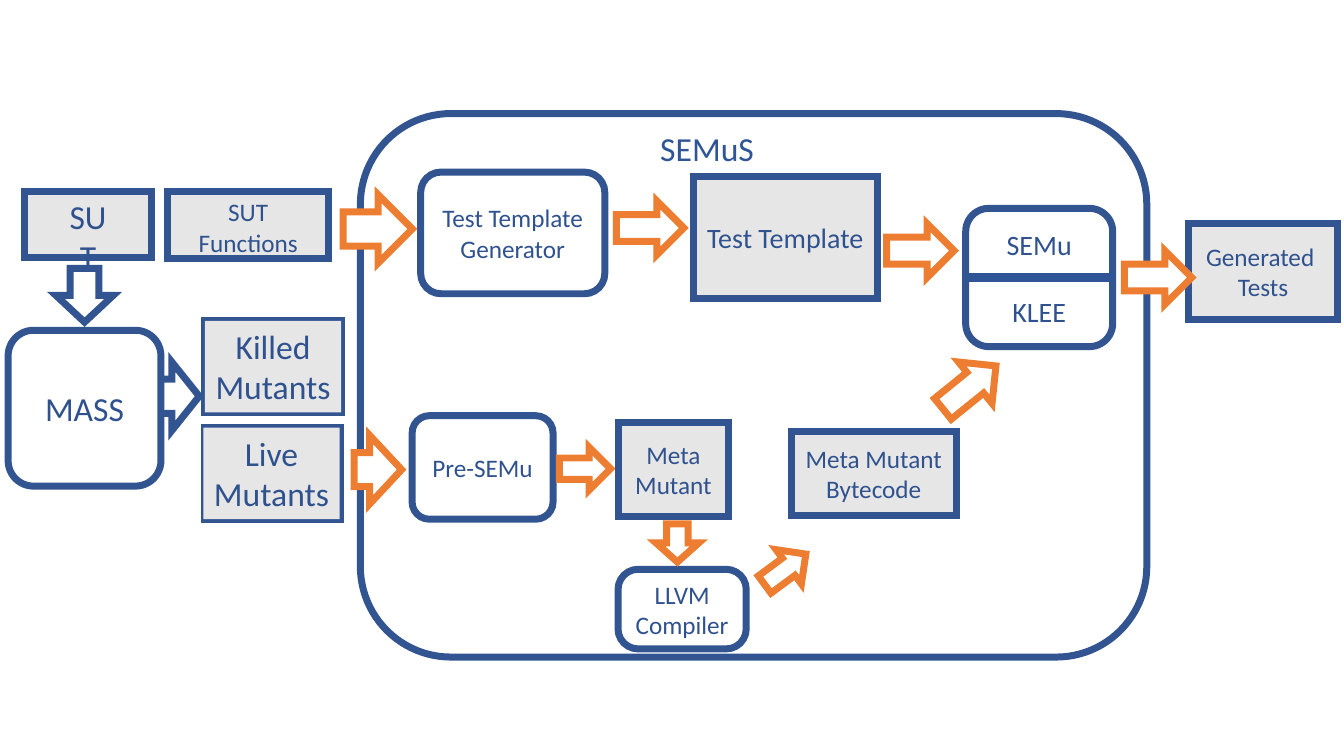
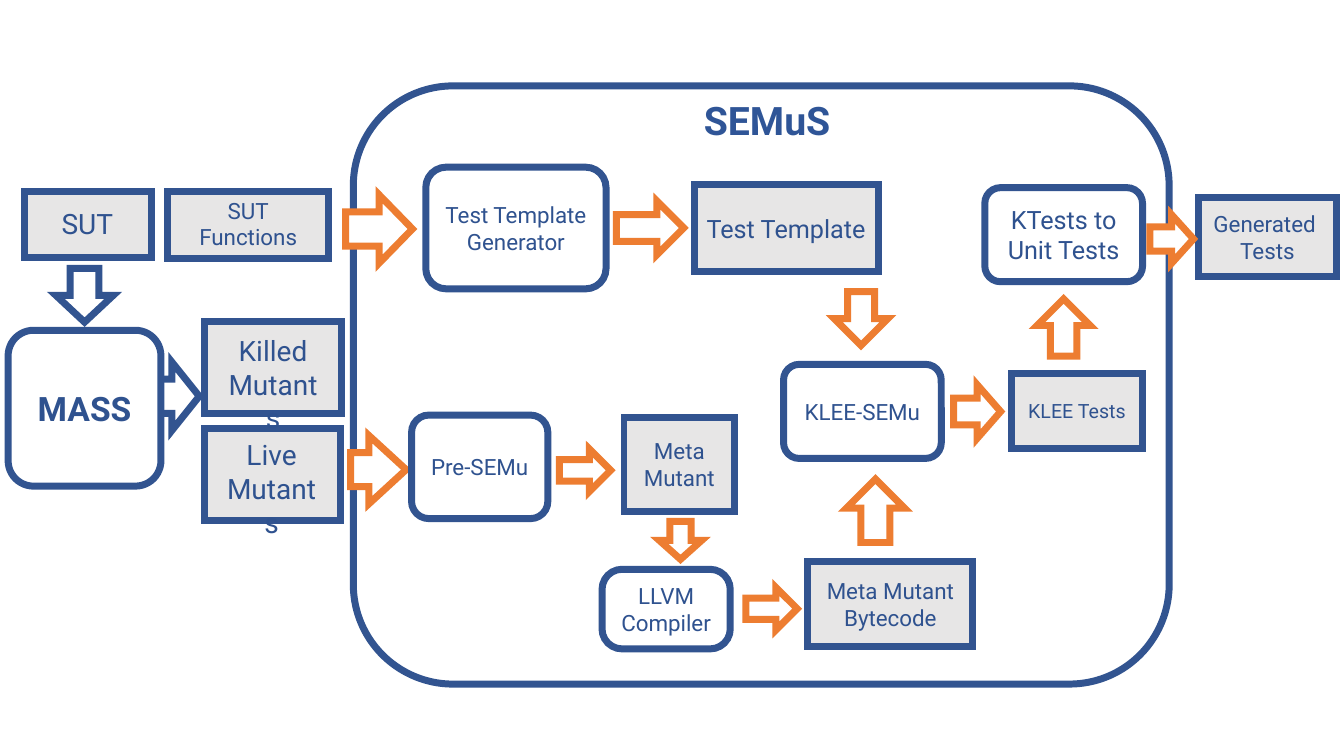
Before and after one commit to SNTSVV/FAQAS_MASS, a slide deck: slide 1 of reports/D2/images/semus-architecture.pptx. Drawn at 1344x756 pixels with LibreOffice and Linux fonts; fonts in the diff are those of the drawing. Boxes give left, top, right and bottom in pixels: in the first picture for what was removed or moved away, otherwise in the second. Text is boxed around its words. In the diff, an @@ line names an element or a change of style, - is before the commit and + after.

```diff
--- a/reports/D2/images/semus-architecture.pptx
+++ b/reports/D2/images/semus-architecture.pptx
@@ rounded rectangle: place and size @@
-rounded rectangle at (361, 114, 1147, 657)
+rounded rectangle at (354, 86, 1170, 684)
@@ text "SEMuS": place and size @@
-text "SEMuS" at (660, 139, 754, 162)
+text "SEMuS" at (704, 106, 830, 136)
@@ text "SEMuS" at (704, 106, 830, 136): size 24 to 28 pt, font Calibri to Roboto, bold on @@
@@ rounded rectangle "Test Template Generator": place and size @@
-rounded rectangle "Test Template Generator" at (420, 172, 605, 294)
+rounded rectangle "Test Template Generator" at (425, 167, 606, 289)
@@ size 24 to 20 pt, font Calibri to Roboto in 3 elements at (213, 329, 334, 406), (212, 433, 333, 510), (62, 214, 114, 235) @@
@@ text "SUT": place and size @@
-text "SUT" at (53, 192, 123, 229)
+text "SUT" at (62, 214, 114, 235)
@@ rounded rectangle "Test Template": place and size @@
-rounded rectangle "Test Template" at (694, 176, 878, 298)
+rounded rectangle "Test Template" at (695, 185, 879, 271)
@@ rounded rectangle "Test Template" at (695, 185, 879, 271): size 20 to 18 pt, font Calibri to Roboto @@
@@ rounded rectangle added at (985, 188, 1142, 281), fill #FFFFFF, outline #325491 5 pt, 18 pt, text #2F528F @@
+KTests to Unit Tests
@@ rounded rectangle "Generated Tests": place and size @@
-rounded rectangle "Generated Tests" at (1190, 224, 1338, 320)
+rounded rectangle "Generated Tests" at (1199, 198, 1336, 276)
@@ right arrow added at (1150, 215, 1194, 263), fill #FFFFFF, outline #ED7D31 5 pt @@
@@ right arrow at (835, 291, 888, 345): rotation 0 to 90 degrees @@
@@ line removed from (966, 277) to (1113, 277) @@
@@ right arrow added at (1037, 298, 1091, 356), fill #FFFFFF, outline #ED7D31 5 pt @@
@@ rectangle "Killed": place and size @@
-rectangle "Killed" at (205, 321, 341, 412)
+rectangle "Killed" at (213, 329, 334, 406)
@@ rounded rectangle "MASS" at (8, 331, 161, 487): font Calibri to Roboto, bold on @@
@@ rounded rectangle "KLEE-SEMu": place and size @@
-rounded rectangle "KLEE-SEMu" at (966, 209, 1113, 347)
+rounded rectangle "KLEE-SEMu" at (783, 364, 941, 458)
@@ right arrow: place and size @@
-right arrow at (1124, 251, 1192, 304)
+right arrow at (954, 385, 1001, 439)
@@ rounded rectangle added at (1011, 373, 1142, 448), fill #E7E6E6, outline #325491 5 pt, 14 pt, text #2F528F @@
+KLEE Tests
@@ rounded rectangle "Pre-SEMu": place and size @@
-rounded rectangle "Pre-SEMu" at (412, 415, 554, 519)
+rounded rectangle "Pre-SEMu" at (411, 415, 547, 519)
@@ rounded rectangle "Meta Mutant": place and size @@
-rounded rectangle "Meta Mutant" at (618, 422, 729, 516)
+rounded rectangle "Meta Mutant" at (624, 417, 735, 511)
@@ text in rounded rectangle at (805, 404, 920, 421): text changed; size 20 to 16 pt; font Calibri to Roboto @@
-SEMu
----------
-KLEE
+KLEE-SEMu
@@ rectangle "Live": place and size @@
-rectangle "Live" at (204, 427, 340, 519)
+rectangle "Live" at (212, 433, 333, 510)
@@ right arrow: place and size @@
-right arrow at (354, 436, 401, 504)
+right arrow at (351, 436, 406, 504)
@@ right arrow at (846, 479, 905, 543): rotation 321 to 270 degrees @@
@@ size 18 to 16 pt, font Calibri to Roboto in 7 elements at (199, 203, 297, 245), (411, 415, 547, 519), (624, 417, 735, 511), (602, 570, 730, 649), (425, 167, 606, 289), (1199, 198, 1336, 276), (809, 562, 974, 646) @@
@@ rounded rectangle "Meta Mutant Bytecode": place and size @@
-rounded rectangle "Meta Mutant Bytecode" at (791, 432, 957, 516)
+rounded rectangle "Meta Mutant Bytecode" at (809, 562, 974, 646)
@@ rounded rectangle "LLVM Compiler": place and size @@
-rounded rectangle "LLVM Compiler" at (618, 570, 746, 649)
+rounded rectangle "LLVM Compiler" at (602, 570, 730, 649)
@@ right arrow at (746, 588, 798, 630): rotation 323 to 0 degrees @@
```
Also in this commit, not shown: 9 other files.
